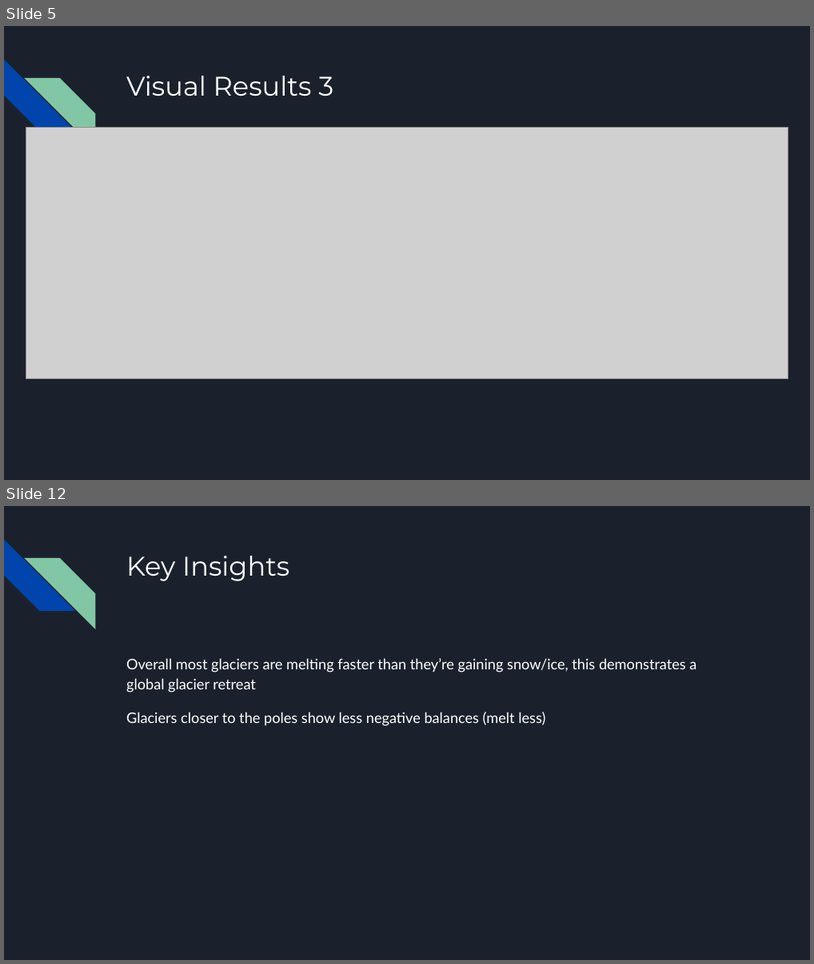
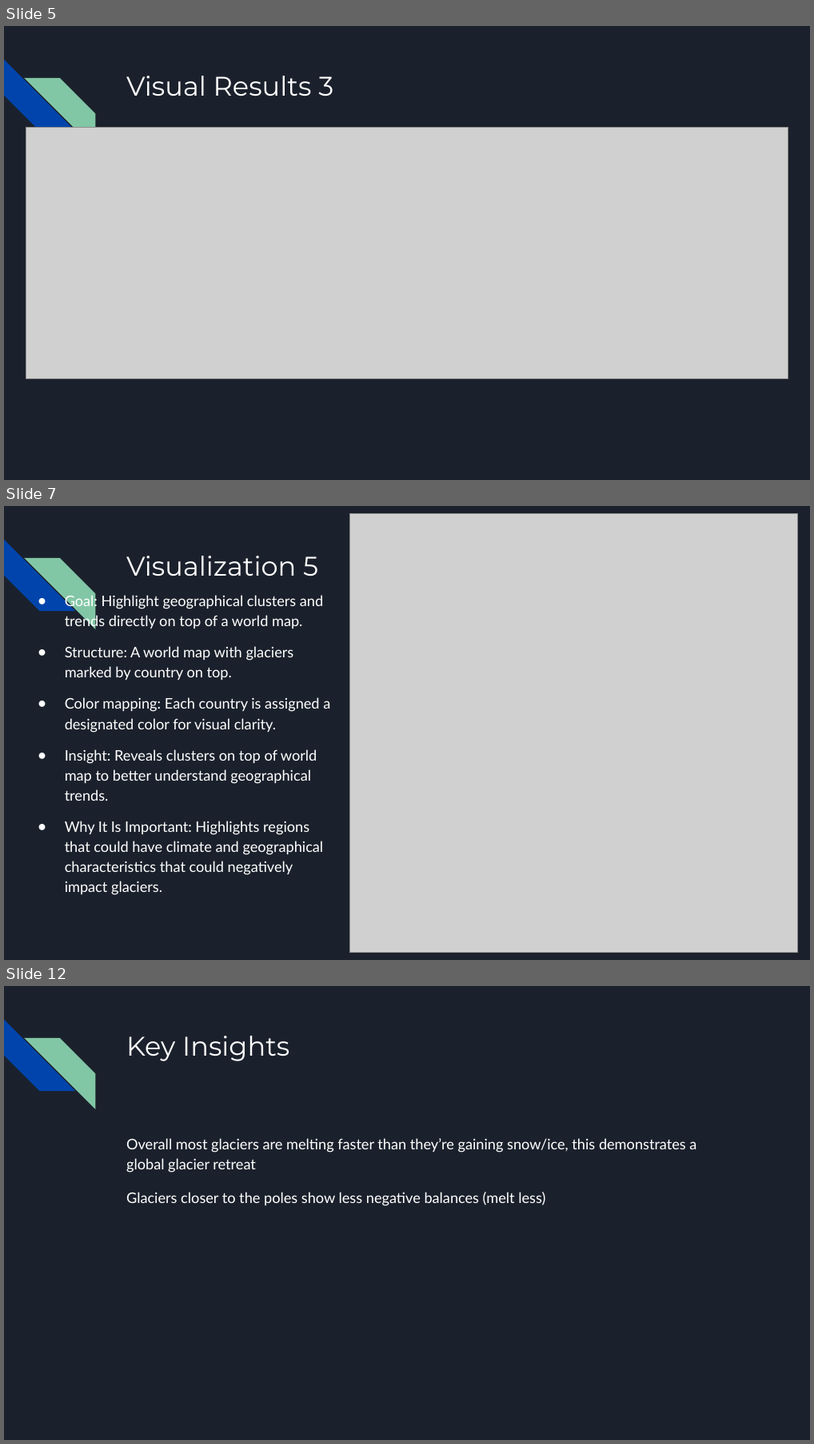
Before and after one commit to VodkaNoodles/CS445-GROUP8, a slide deck: CS445 SLIDES.pptx. Shown one above the other, each under a label of ours: slides 5 and 12 before the commit, slides 5, 7 and 12 after it; the slides between them are not shown. The pictures are 814x964 and 814x1444 pixels, drawn with LibreOffice and Linux fonts; fonts in the diff are those of the drawing; grey boxes stand for pictures. Boxes give left, top, right and bottom in pixels: in the first picture for what was removed or moved away, otherwise in the second. Text is boxed around its words. In the diff, an @@ line names an element or a change of style, - is before the commit and + after.

```diff
--- a/CS445 SLIDES.pptx
+++ b/CS445 SLIDES.pptx
@@ slide 7 added at <box>4,506,810,960</box>, background #1B212C; not listed: 2 template elements that a slide beside it also shows @@
@@ picture added at <box>350,514,798,952</box> @@
@@ title added at <box>126,556,318,576</box>, 24 pt, text #FFFFFF @@
+Visualization 5
@@ text added at <box>65,594,330,895</box>, 13 pt, text #FFFFFF @@
+● Goal: Highlight geographical clusters and trends directly on top of a world map.
+● Structure: A world map with glaciers marked by country on top.
+● Color mapping: Each country is assigned a designated color for visual clarity.
+● Insight: Reveals clusters on top of world map to better understand geographical trends.
+● Why It Is Important: Highlights regions that could have climate and geographical characteristics that could negatively impact glaciers.
```
Also in this commit, not shown: 3 slides changed, 2 other slides added, 3 slides removed.
